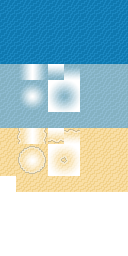
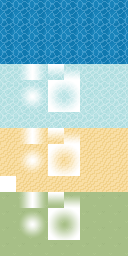
Layers edited between the first and the second 128x256 image:
added group "grass" with 32 layers above "sand and foam" over [left=0, top=192, right=128, bottom=256]
added layer "Layer 2 copy 10" (1st of 4, in "grass") in group "grass" over [left=112, top=240, right=128, bottom=256]
added layer "Layer 2 copy 10" (2nd of 4, in "grass") in group "grass" over [left=112, top=224, right=128, bottom=240]
added layer "Layer 2 copy 10" (3rd of 4, in "grass") in group "grass" over [left=112, top=208, right=128, bottom=224]
added layer "Layer 2 copy 10" (4th of 4, in "grass") in group "grass" over [left=112, top=192, right=128, bottom=208]
added layer "Layer 2 copy 9" (1st of 4, in "grass") in group "grass" over [left=96, top=240, right=112, bottom=256]
added layer "Layer 2 copy 9" (2nd of 4, in "grass") in group "grass" over [left=96, top=224, right=112, bottom=240]
added layer "Layer 2 copy 9" (3rd of 4, in "grass") in group "grass" over [left=96, top=208, right=112, bottom=224]
added layer "Layer 2 copy 9" (4th of 4, in "grass") in group "grass" over [left=96, top=192, right=112, bottom=208]
added layer "Layer 2 copy 8" (1st of 4, in "grass") in group "grass" over [left=80, top=240, right=96, bottom=256]
added layer "Layer 2 copy 8" (2nd of 4, in "grass") in group "grass" over [left=80, top=224, right=96, bottom=240]
hid group "foam" (1st of 2, in "sand and foam") (7 layers) over [left=17, top=128, right=80, bottom=174]
removed group "shallow water" (50 layers) over [left=0, top=64, right=128, bottom=128]
removed group "water copy 4" (1st of 2, in "shallow water") (24 layers) from group "shallow water" over [left=32, top=64, right=128, bottom=128]
added group "new shallows" with 33 layers above "water" over [left=0, top=64, right=128, bottom=128]
added group "shallow" with 32 layers in group "new shallows" over [left=0, top=64, right=128, bottom=128]
…and 150 more changes (54 added, 48 painted, 48 removed)
